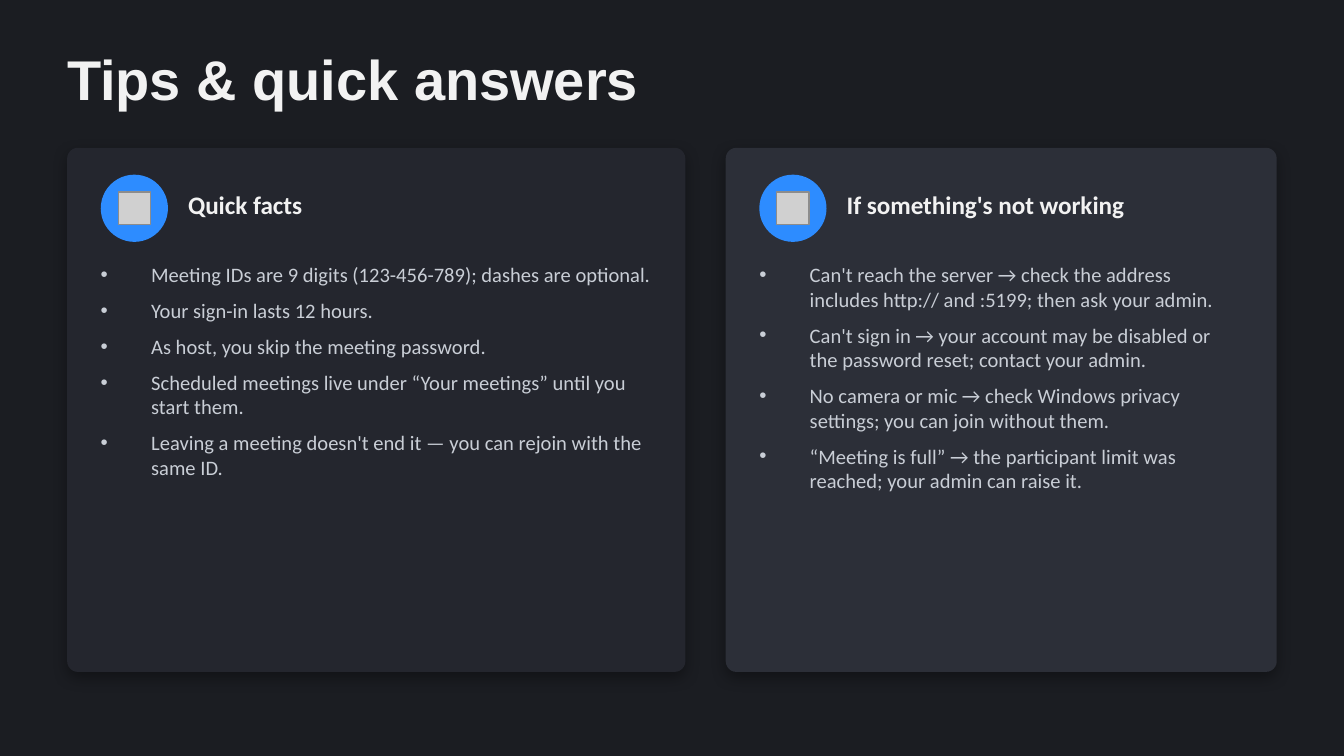
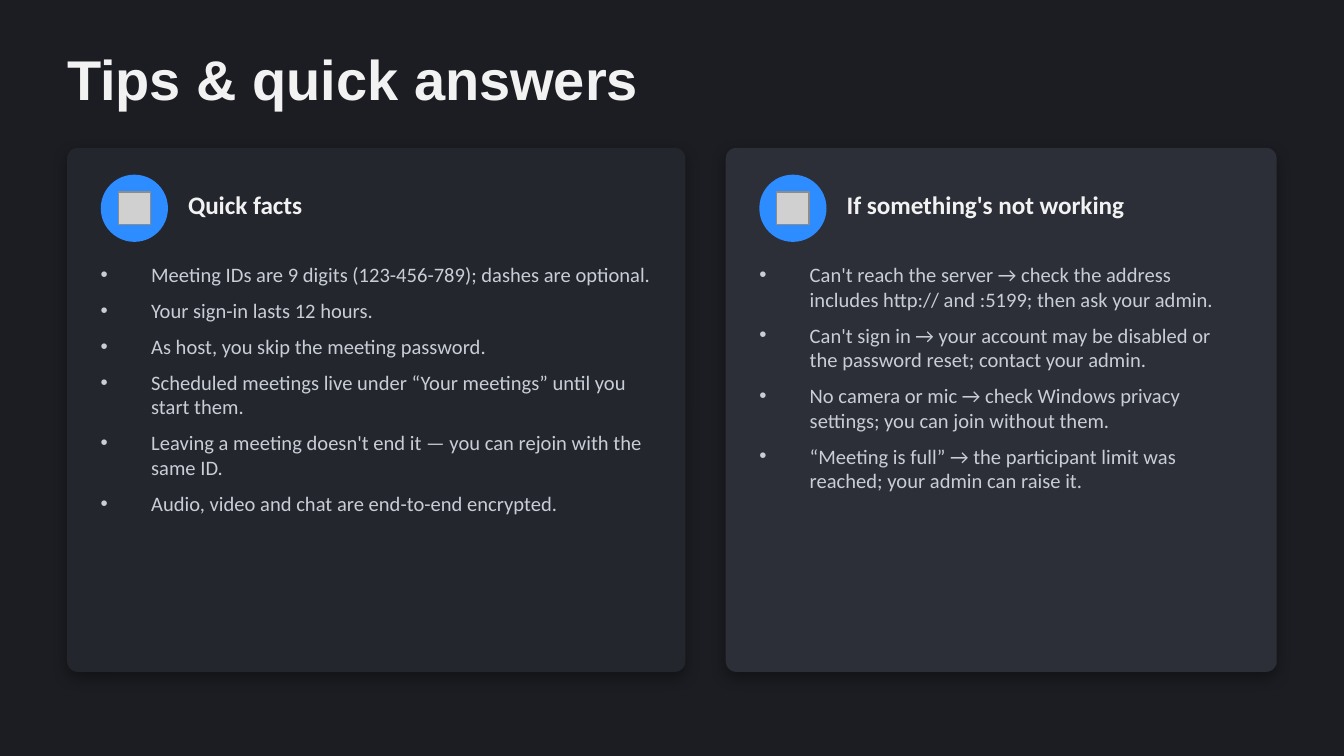
Before and after one commit to muleskin/Zplus, a slide deck: slide 9 of docs/Z+ User Guide.pptx. Drawn at 1344x756 pixels with LibreOffice and Linux fonts; fonts in the diff are those of the drawing; grey boxes stand for pictures. Boxes give left, top, right and bottom in pixels: in the first picture for what was removed or moved away, otherwise in the second. Text is boxed around its words. In the diff, an @@ line names an element or a change of style, - is before the commit and + after.

```diff
--- a/docs/Z+ User Guide.pptx
+++ b/docs/Z+ User Guide.pptx
@@ text at [151, 496, 557, 515]: paragraph added @@
+• Audio, video and chat are end-to-end encrypted.
```
Also in this commit, not shown: 2 other slides changed, 25 other files.
